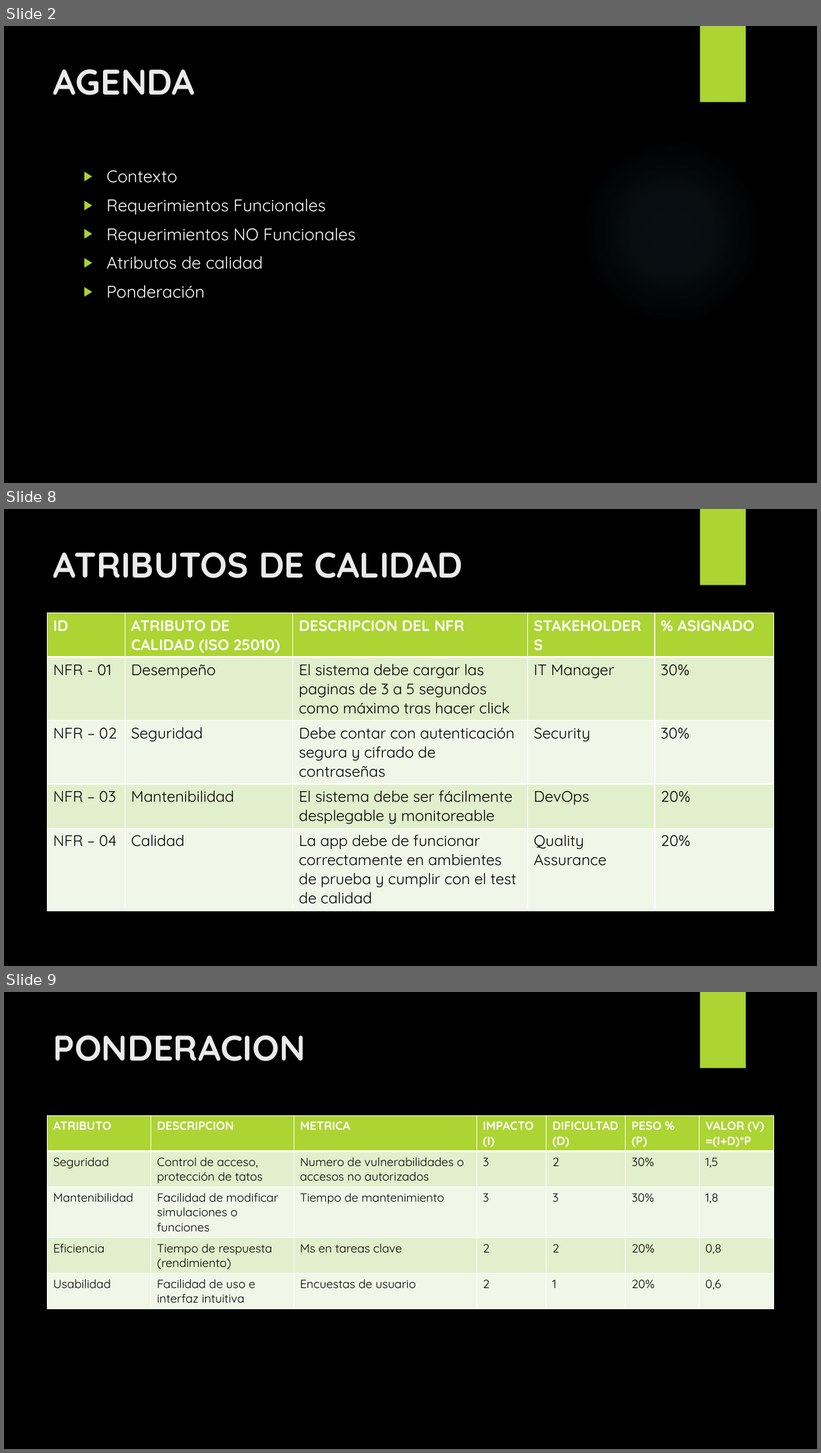
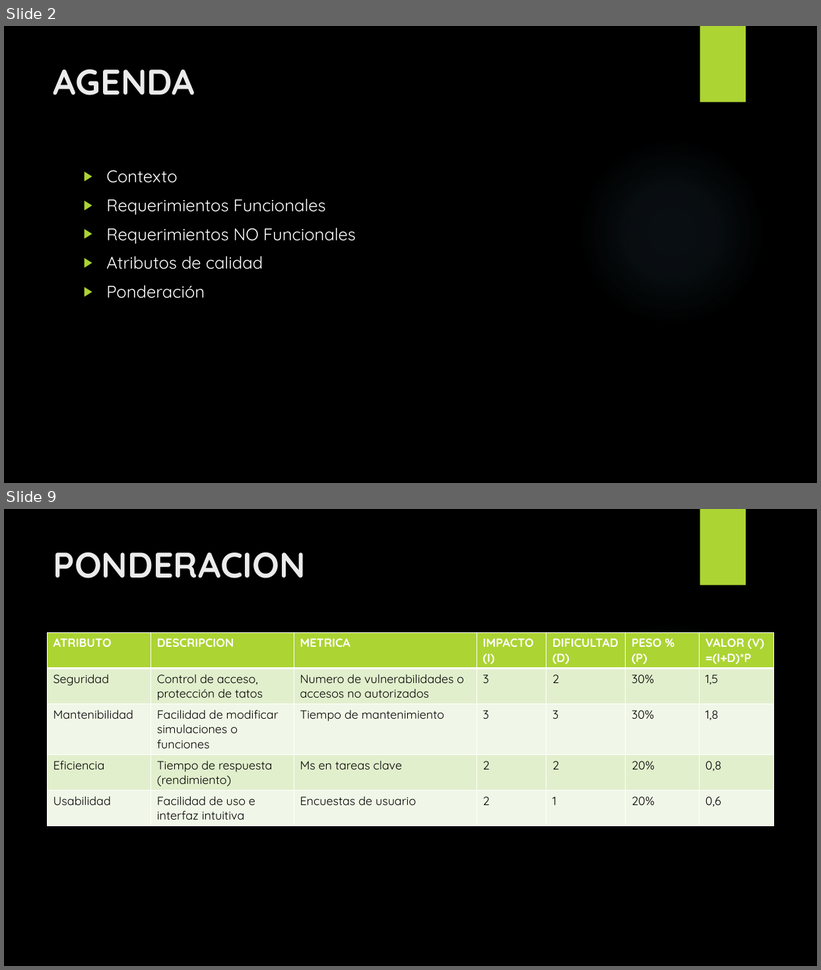
Before and after one commit to Jucer74/SoftwareArchitecture, a slide deck: Project/Context/EduPhysics.context.pptx. Shown one above the other, each under a label of ours: slides 2, 8 and 9 before the commit, slides 2 and 9 after it; the slides between them are not shown. The pictures are 821x1453 and 821x970 pixels, drawn with LibreOffice and Linux fonts; fonts in the diff are those of the drawing; background and template pictures are left out. Boxes give left, top, right and bottom in pixels: in the first picture for what was removed or moved away, otherwise in the second. Text is boxed around its words. In the diff, an @@ line names an element or a change of style, - is before the commit and + after.

```diff
--- a/Project/Context/EduPhysics.context.pptx
+++ b/Project/Context/EduPhysics.context.pptx
@@ slide 8 removed at bbox=[4, 509, 817, 966], background picture (left out); not listed: 2 template elements that a slide beside it also shows @@
@@ title removed at bbox=[54, 552, 463, 578] @@
-ATRIBUTOS DE CALIDAD
@@ table removed at bbox=[48, 613, 774, 936], 5 rows, 5 columns @@
-ID | ATRIBUTO DE CALIDAD (ISO 25010) | DESCRIPCION DEL NFR | STAKEHOLDERS | % ASIGNADO
-NFR - 01 | Desempeño | El sistema debe cargar las paginas de 3 a 5 segundos como máximo tras hacer click | IT Manager | 30%
-NFR – 02 | Seguridad | Debe contar con autenticación segura y cifrado de contraseñas | Security | 30%
-NFR – 03 | Mantenibilidad | El sistema debe ser fácilmente desplegable y monitoreable | DevOps | 20%
-NFR – 04 | Calidad | La app debe de funcionar correctamente en ambientes de prueba y cumplir con el test de calidad | Quality Assurance | 20%
```
Also in this commit, not shown: 5 slides changed, 1 slide added.
